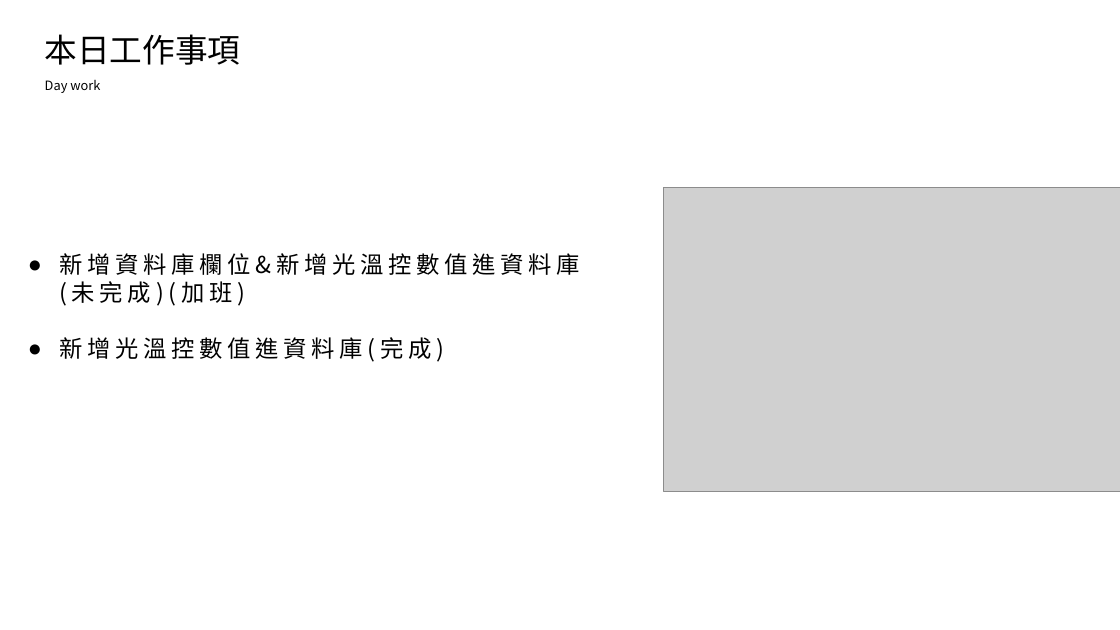
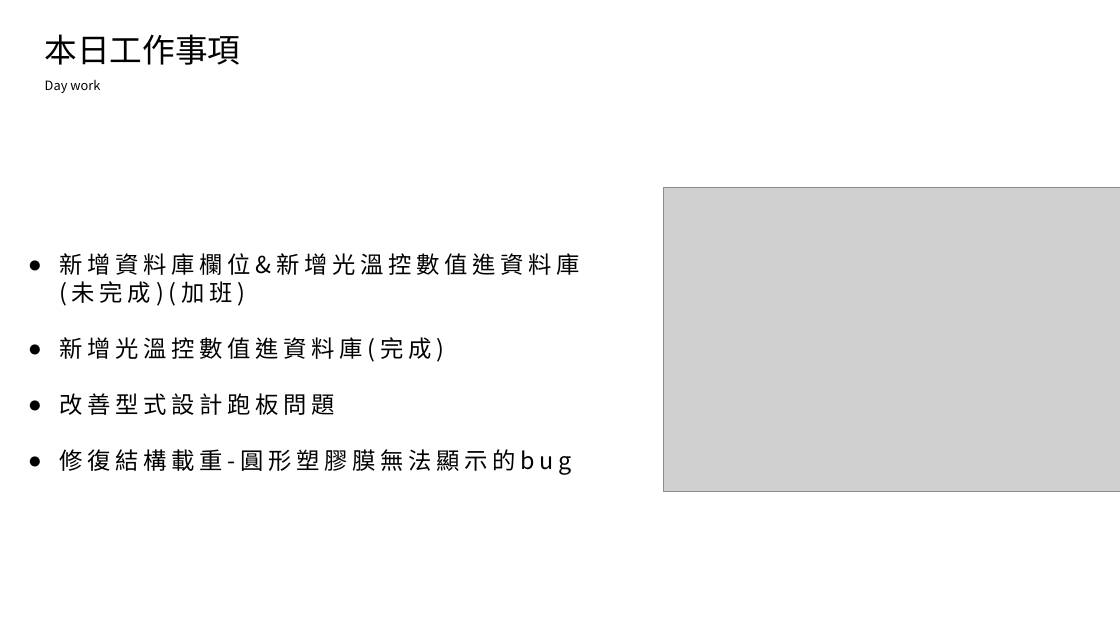
Before and after one commit to king637324/KnowledgeGreenhouseSystem, a slide deck: slide 2 of 工作日報_葉柏漢/2021.10/2021.10.18(加班)_2021.10.19工作日報_葉柏漢.pptx. Drawn at 1120x630 pixels with LibreOffice and Linux fonts; fonts in the diff are those of the drawing; grey boxes stand for pictures. Boxes give left, top, right and bottom in pixels: in the first picture for what was removed or moved away, otherwise in the second. Text is boxed around its words. In the diff, an @@ line names an element or a change of style, - is before the commit and + after.

```diff
--- a/工作日報_葉柏漢/2021.10/2021.10.18(加班)_2021.10.19工作日報_葉柏漢.pptx
+++ b/工作日報_葉柏漢/2021.10/2021.10.18(加班)_2021.10.19工作日報_葉柏漢.pptx
@@ text at (59,393,572,475): paragraphs added @@
+● 改善型式設計跑板問題
+● 修復結構載重-圓形塑膠膜無法顯示的bug
```
Also in this commit, not shown: 2 slides added, 4 other files.
